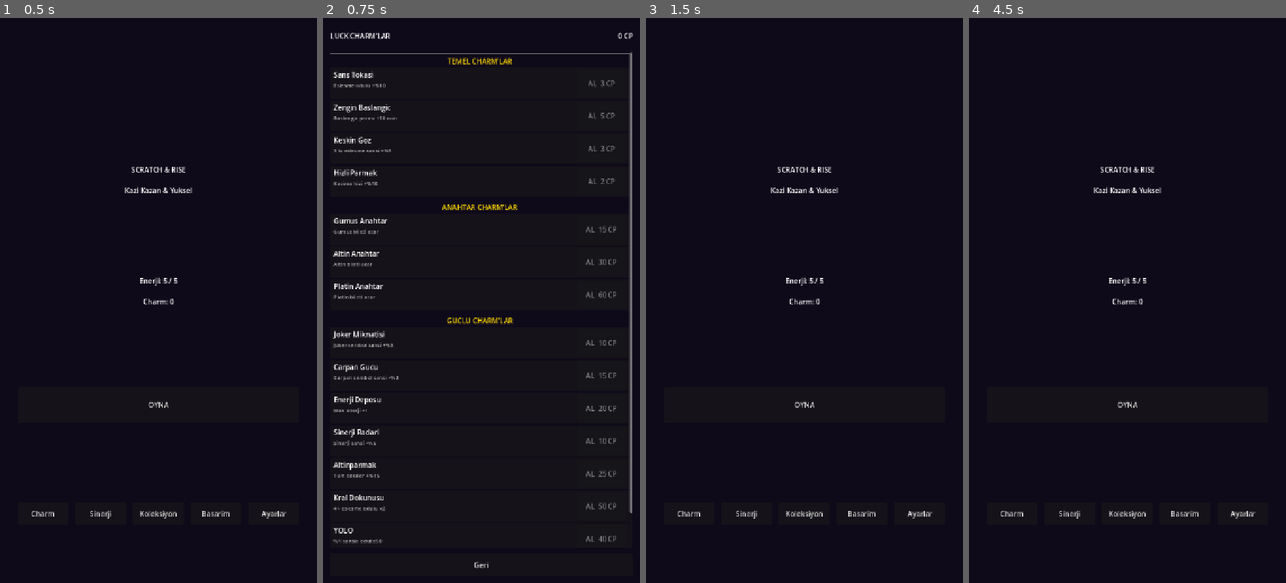
Above: before the commit, frames 1-4 (left to right).
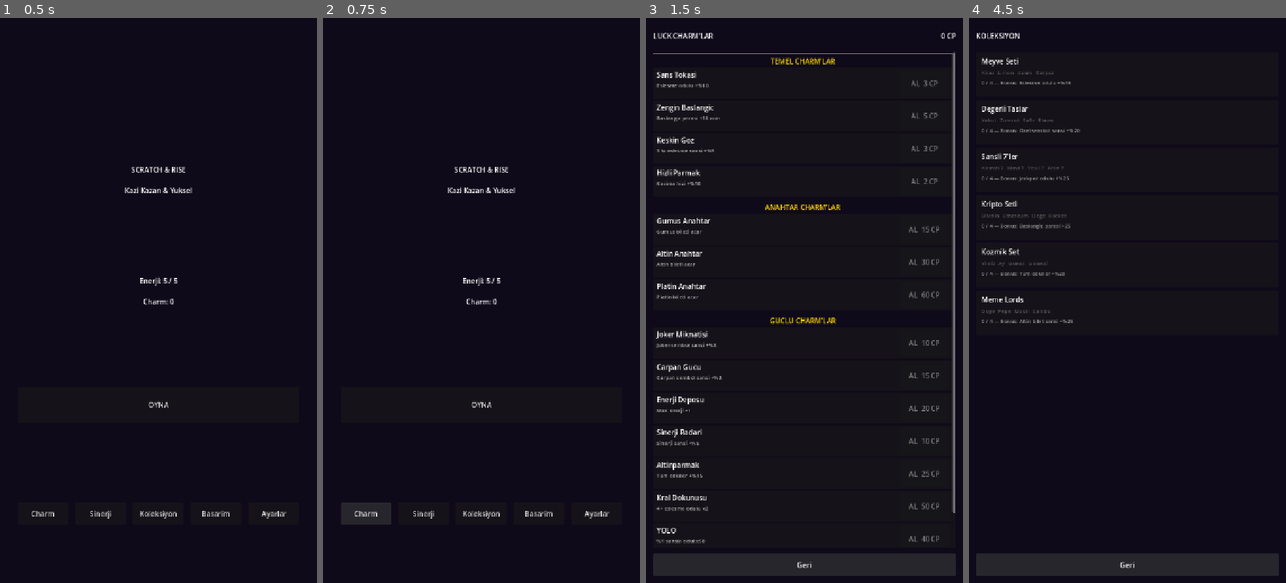
Above: after the commit, the same moments.

Repository: BYGGOLDENSTONE/scratch-and-rise-mobile
Game: Godot game, scene res://scenes/screens/MainMenu.tscn
Same seed, same stepped clock (60 frames per second), same inputs: the game is played once before the commit and once after it.
Inputs:
- Up to frame 1 (0.5 s): no input
- Up to frame 2 (0.75 s): click "Charm" at 0.5 s
- Up to frame 3 (1.5 s): click "Geri" at 1.25 s
- Up to frame 4 (4.5 s): click "Sinerji" at 2 s; click "Geri" at 2.75 s; click "Koleksiyon" at 3.5 s; click "Geri" at 4.25 s

Frame 1 is identical in both runs. In frame 2, 5.8% of the frame differs, in the area x 2-98%, y 2-98%; in frame 3, 9.5%, in the area x 2-98%, y 2-99%; in frame 4, 6.4%.

Commit message:
[M9] Save & Polish: sahne gecisleri, animasyonlar, ayarlar, enerji sayaci, geri butonu
- Save/Load: app pause/focus out otomatik kayit, Android geri butonu (ui_cancel) tum ekranlarda
- SceneTransition autoload: fade in/out sahne gecisleri
- Animasyonlar: eslesme popup scale+fade, tur sonu slide+fade, coin pulse, charm pulse
- Enerji sayaci: oyun ekraninda yenilenme geri sayimi
- Ayarlar popup: save sifirlama (cift tikla onay)
- Tur sonu istatistikleri: bilet, eslesme, sinerji, jackpot sayilari

Co-Authored-By: Claude Opus 4.6 <noreply@anthropic.com>

Diff:
--- a/project.godot
+++ b/project.godot
@@ -20,6 +20,7 @@
 GameState="*res://scripts/autoload/game_state.gd"
 SaveManager="*res://scripts/autoload/save_manager.gd"
 AdManager="*res://scripts/autoload/ad_manager.gd"
+SceneTransition="*res://scripts/autoload/scene_transition.gd"
 
 [display]
 
--- a/scenes/main/Main.tscn
+++ b/scenes/main/Main.tscn
@@ -51,11 +51,24 @@
 horizontal_alignment = 1
 vertical_alignment = 1
 
-[node name="EnergyLabel" type="Label" parent="UILayer/UIRoot/VBox/TopBar/HBox"]
+[node name="EnergyBox" type="VBoxContainer" parent="UILayer/UIRoot/VBox/TopBar/HBox"]
+layout_mode = 2
+size_flags_horizontal = 3
+theme_override_constants/separation = 0
+
+[node name="EnergyLabel" type="Label" parent="UILayer/UIRoot/VBox/TopBar/HBox/EnergyBox"]
 unique_name_in_owner = true
 layout_mode = 2
-size_flags_horizontal = 3
 text = "Enerji: 5/5"
+horizontal_alignment = 1
+vertical_alignment = 1
+
+[node name="EnergyTimerLabel" type="Label" parent="UILayer/UIRoot/VBox/TopBar/HBox/EnergyBox"]
+unique_name_in_owner = true
+layout_mode = 2
+visible = false
+theme_override_font_sizes/font_size = 11
+text = "0:00"
 horizontal_alignment = 1
 vertical_alignment = 1
 
--- a/scenes/screens/MainMenu.tscn
+++ b/scenes/screens/MainMenu.tscn
@@ -125,3 +125,4 @@
 size_flags_stretch_ratio = 0.5
 
 [connection signal="pressed" from="VBox/PlayButton" to="." method="_on_play_pressed"]
+[connection signal="pressed" from="VBox/BottomButtons/AyarlarBtn" to="." method="_on_ayarlar_pressed"]
--- a/scenes/screens/RoundEnd.tscn
+++ b/scenes/screens/RoundEnd.tscn
@@ -49,6 +49,38 @@
 horizontal_alignment = 1
 vertical_alignment = 1
 
+[node name="StatsBox" type="VBoxContainer" parent="VBox"]
+layout_mode = 2
+theme_override_constants/separation = 4
+
+[node name="TicketsLabel" type="Label" parent="VBox/StatsBox"]
+unique_name_in_owner = true
+layout_mode = 2
+theme_override_font_sizes/font_size = 14
+text = "Bilet: 0"
+horizontal_alignment = 1
+
+[node name="MatchesLabel" type="Label" parent="VBox/StatsBox"]
+unique_name_in_owner = true
+layout_mode = 2
+theme_override_font_sizes/font_size = 14
+text = "Eslesme: 0"
+horizontal_alignment = 1
+
+[node name="SynergiesLabel" type="Label" parent="VBox/StatsBox"]
+unique_name_in_owner = true
+layout_mode = 2
+theme_override_font_sizes/font_size = 14
+text = "Sinerji: 0"
+horizontal_alignment = 1
+
+[node name="JackpotsLabel" type="Label" parent="VBox/StatsBox"]
+unique_name_in_owner = true
+layout_mode = 2
+theme_override_font_sizes/font_size = 14
+text = "Jackpot: 0"
+horizontal_alignment = 1
+
 [node name="CharmEarnedLabel" type="Label" parent="VBox"]
 unique_name_in_owner = true
 layout_mode = 2
--- /dev/null
+++ b/scenes/ui/SettingsPopup.tscn
@@ -0,0 +1,62 @@
+[gd_scene load_steps=2 format=3]
+
+[ext_resource type="Script" path="res://scripts/ui/settings_popup.gd" id="1_sp"]
+
+[node name="SettingsPopup" type="PanelContainer"]
+script = ExtResource("1_sp")
+anchors_preset = 15
+anchor_right = 1.0
+anchor_bottom = 1.0
+
+[node name="BG" type="ColorRect" parent="."]
+layout_mode = 2
+color = Color(0, 0, 0, 0.7)
+
+[node name="CenterBox" type="CenterContainer" parent="."]
+layout_mode = 2
+
+[node name="Panel" type="PanelContainer" parent="CenterBox"]
+layout_mode = 2
+custom_minimum_size = Vector2(400, 300)
+
+[node name="VBox" type="VBoxContainer" parent="CenterBox/Panel"]
+layout_mode = 2
+theme_override_constants/separation = 16
+alignment = 1
+
+[node name="Spacer1" type="Control" parent="CenterBox/Panel/VBox"]
+layout_mode = 2
+size_flags_vertical = 3
+
+[node name="Title" type="Label" parent="CenterBox/Panel/VBox"]
+layout_mode = 2
+theme_override_font_sizes/font_size = 24
+text = "AYARLAR"
+horizontal_alignment = 1
+
+[node name="InfoLabel" type="Label" parent="CenterBox/Panel/VBox"]
+layout_mode = 2
+theme_override_font_sizes/font_size = 14
+text = "Ses ve muzik ayarlari
+yakin zamanda eklenecek!"
+horizontal_alignment = 1
+
+[node name="ResetBtn" type="Button" parent="CenterBox/Panel/VBox"]
+unique_name_in_owner = true
+layout_mode = 2
+custom_minimum_size = Vector2(0, 45)
+text = "Save Sifirla"
+
+[node name="Spacer2" type="Control" parent="CenterBox/Panel/VBox"]
+layout_mode = 2
+size_flags_vertical = 3
+
+[node name="CloseBtn" type="Button" parent="CenterBox/Panel/VBox"]
+unique_name_in_owner = true
+layout_mode = 2
+custom_minimum_size = Vector2(0, 50)
+text = "KAPAT"
+
+[node name="Spacer3" type="Control" parent="CenterBox/Panel/VBox"]
+layout_mode = 2
+size_flags_vertical = 3
--- a/scripts/autoload/save_manager.gd
+++ b/scripts/autoload/save_manager.gd
@@ -99,3 +99,9 @@
 	if what == NOTIFICATION_WM_CLOSE_REQUEST:
 		save_game()
 		print("[SaveManager] Emergency save on quit")
+	elif what == NOTIFICATION_APPLICATION_PAUSED:
+		save_game()
+		print("[SaveManager] Save on app pause")
+	elif what == NOTIFICATION_APPLICATION_FOCUS_OUT:
+		save_game()
+		print("[SaveManager] Save on focus out")
--- /dev/null
+++ b/scripts/autoload/scene_transition.gd
@@ -0,0 +1,29 @@
+extends CanvasLayer
+
+## Sahne gecis animasyonu. Fade in/out.
+
+var _overlay: ColorRect
+
+
+func _ready() -> void:
+	layer = 100
+	_overlay = ColorRect.new()
+	_overlay.color = Color(0, 0, 0, 0)
+	_overlay.anchors_preset = Control.PRESET_FULL_RECT
+	_overlay.mouse_filter = Control.MOUSE_FILTER_IGNORE
+	add_child(_overlay)
+	print("[SceneTransition] Initialized")
+
+
+## Fade ile sahne degistir
+func change_scene(path: String, duration: float = 0.3) -> void:
+	_overlay.mouse_filter = Control.MOUSE_FILTER_STOP
+	var tw := create_tween()
+	tw.tween_property(_overlay, "color:a", 1.0, duration)
+	tw.tween_callback(func():
+		get_tree().change_scene_to_file(path)
+	)
+	tw.tween_property(_overlay, "color:a", 0.0, duration)
+	tw.tween_callback(func():
+		_overlay.mouse_filter = Control.MOUSE_FILTER_IGNORE
+	)
--- a/scripts/main/main.gd
+++ b/scripts/main/main.gd
@@ -22,6 +22,7 @@
 @onready var ticket_placeholder: Label = %TicketPlaceholder
 @onready var bilet_secimi: HBoxContainer = %BiletSecimi
 @onready var warning_label: Label = %WarningLabel
+@onready var energy_timer_label: Label = %EnergyTimerLabel
 
 var current_ticket: PanelContainer = null
 var match_result_popup: PanelContainer = null
@@ -47,6 +48,17 @@
 	print("[Main] Game screen ready")
 
 
+func _process(_delta: float) -> void:
+	if GameState.energy < GameState.get_max_energy():
+		var remaining: float = GameState.ENERGY_REGEN_SECONDS - GameState._energy_regen_accumulator
+		var mins: int = int(remaining) / 60
+		var secs: int = int(remaining) % 60
+		energy_timer_label.text = "%d:%02d" % [mins, secs]
+		energy_timer_label.visible = true
+	else:
+		energy_timer_label.visible = false
+
+
 func _build_ticket_buttons() -> void:
 	# Sahne'deki mevcut butonlari temizle
 	for child in bilet_secimi.get_children():
@@ -70,8 +82,15 @@
 
 
 func _on_coins_changed(_new_amount: int) -> void:
+	var old_text := coin_label.text
 	coin_label.text = "Coin: %s" % GameState.format_number(GameState.coins)
 	_update_ticket_buttons()
+	# Coin degisim animasyonu: pulse + renk
+	if coin_label.text != old_text:
+		coin_label.pivot_offset = coin_label.size / 2
+		var tw := create_tween()
+		tw.tween_property(coin_label, "scale", Vector2(1.2, 1.2), 0.1)
+		tw.tween_property(coin_label, "scale", Vector2.ONE, 0.15)
 
 
 func _on_energy_changed(_new_amount: int) -> void:
@@ -85,14 +104,14 @@
 	for ach_id in new_achievements:
 		_unlock_achievement(ach_id)
 	SaveManager.save_game()
-	get_tree().change_scene_to_file("res://scenes/screens/RoundEnd.tscn")
+	SceneTransition.change_scene("res://scenes/screens/RoundEnd.tscn")
 
 
 func _on_back_pressed() -> void:
 	if GameState.in_round:
 		GameState.end_round()
 	else:
-		get_tree().change_scene_to_file("res://scenes/screens/MainMenu.tscn")
+		SceneTransition.change_scene("res://scenes/screens/MainMenu.tscn")
 
 
 func _on_ticket_buy(type: String) -> void:
@@ -412,6 +431,12 @@
 	_golden_ticket_popup = null
 
 
+func _unhandled_input(event: InputEvent) -> void:
+	if event.is_action_pressed("ui_cancel"):
+		_on_back_pressed()
+		get_viewport().set_input_as_handled()
+
+
 func _on_debug_tap_input(event: InputEvent) -> void:
 	if event is InputEventMouseButton and event.pressed:
 		var now := Time.get_ticks_msec() / 1000.0
--- a/scripts/screens/achievement_screen.gd
+++ b/scripts/screens/achievement_screen.gd
@@ -104,4 +104,10 @@
 
 
 func _on_back() -> void:
-	get_tree().change_scene_to_file("res://scenes/screens/MainMenu.tscn")
+	SceneTransition.change_scene("res://scenes/screens/MainMenu.tscn")
+
+
+func _unhandled_input(event: InputEvent) -> void:
+	if event.is_action_pressed("ui_cancel"):
+		_on_back()
+		get_viewport().set_input_as_handled()
--- a/scripts/screens/charm_screen.gd
+++ b/scripts/screens/charm_screen.gd
@@ -149,4 +149,10 @@
 
 
 func _on_back() -> void:
-	get_tree().change_scene_to_file("res://scenes/screens/MainMenu.tscn")
+	SceneTransition.change_scene("res://scenes/screens/MainMenu.tscn")
+
+
+func _unhandled_input(event: InputEvent) -> void:
+	if event.is_action_pressed("ui_cancel"):
+		_on_back()
+		get_viewport().set_input_as_handled()
--- a/scripts/screens/collection_screen.gd
+++ b/scripts/screens/collection_screen.gd
@@ -83,4 +83,10 @@
 
 
 func _on_back() -> void:
-	get_tree().change_scene_to_file("res://scenes/screens/MainMenu.tscn")
+	SceneTransition.change_scene("res://scenes/screens/MainMenu.tscn")
+
+
+func _unhandled_input(event: InputEvent) -> void:
+	if event.is_action_pressed("ui_cancel"):
+		_on_back()
+		get_viewport().set_input_as_handled()
--- a/scripts/screens/main_menu.gd
+++ b/scripts/screens/main_menu.gd
@@ -4,6 +4,7 @@
 ## Basliga 5 kez tikla -> Debug Panel
 
 const DebugPanelScene := preload("res://scenes/debug/DebugPanel.tscn")
+const SettingsPopupScene := preload("res://scenes/ui/SettingsPopup.tscn")
 
 @onready var energy_label: Label = %EnergyLabel
 @onready var charm_label: Label = %CharmLabel
@@ -14,10 +15,12 @@
 @onready var sinerji_btn: Button = $VBox/BottomButtons/SynerjiBtn
 @onready var koleksiyon_btn: Button = $VBox/BottomButtons/KoleksiyonBtn
 @onready var basarim_btn: Button = $VBox/BottomButtons/BasarimBtn
+@onready var ayarlar_btn: Button = $VBox/BottomButtons/AyarlarBtn
 
 var _debug_tap_count: int = 0
 var _debug_last_tap_time: float = 0.0
 var _debug_panel: Control = null
+var _settings_popup: PanelContainer = null
 
 
 func _ready() -> void:
@@ -82,20 +85,34 @@
 
 func _on_play_pressed() -> void:
 	if GameState.start_round():
-		get_tree().change_scene_to_file("res://scenes/main/Main.tscn")
+		SceneTransition.change_scene("res://scenes/main/Main.tscn")
 
 
 func _on_charm_pressed() -> void:
-	get_tree().change_scene_to_file("res://scenes/screens/CharmScreen.tscn")
+	SceneTransition.change_scene("res://scenes/screens/CharmScreen.tscn")
 
 
 func _on_sinerji_pressed() -> void:
-	get_tree().change_scene_to_file("res://scenes/screens/SynergyAlbum.tscn")
+	SceneTransition.change_scene("res://scenes/screens/SynergyAlbum.tscn")
 
 
 func _on_koleksiyon_pressed() -> void:
-	get_tree().change_scene_to_file("res://scenes/screens/CollectionScreen.tscn")
+	SceneTransition.change_scene("res://scenes/screens/CollectionScreen.tscn")
 
 
 func _on_basarim_pressed() -> void:
-	get_tree().change_scene_to_file("res://scenes/screens/AchievementScreen.tscn")
+	SceneTransition.change_scene("res://scenes/screens/AchievementScreen.tscn")
+
+
+func _on_ayarlar_pressed() -> void:
+	if _settings_popup != null:
+		return
+	_settings_popup = SettingsPopupScene.instantiate()
+	add_child(_settings_popup)
+	_settings_popup.popup_closed.connect(func(): _settings_popup = null)
+
+
+func _unhandled_input(event: InputEvent) -> void:
+	if event.is_action_pressed("ui_cancel"):
+		get_tree().quit()
+		get_viewport().set_input_as_handled()
--- a/scripts/screens/round_end.gd
+++ b/scripts/screens/round_end.gd
@@ -6,13 +6,26 @@
 @onready var charm_earned_label: Label = %CharmEarnedLabel
 @onready var total_charm_label: Label = %TotalCharmLabel
 @onready var energy_label: Label = %EnergyLabel
+@onready var tickets_label: Label = %TicketsLabel
+@onready var matches_label: Label = %MatchesLabel
+@onready var synergies_label: Label = %SynergiesLabel
+@onready var jackpots_label: Label = %JackpotsLabel
 
 var _round_earnings: int = 0
+
+
+@onready var vbox: VBoxContainer = $VBox
 
 
 func _ready() -> void:
 	_round_earnings = GameState.last_round_earnings
 	_update_ui()
+	# Giris animasyonu: slide down + fade
+	vbox.modulate.a = 0.0
+	vbox.position.y -= 40
+	var tw := create_tween().set_parallel(true)
+	tw.tween_property(vbox, "modulate:a", 1.0, 0.3)
+	tw.tween_property(vbox, "position:y", vbox.position.y + 40, 0.4).set_ease(Tween.EASE_OUT).set_trans(Tween.TRANS_CUBIC)
 	print("[RoundEnd] Ready")
 
 
@@ -22,10 +35,24 @@
 	charm_earned_label.text = "+%d Charm Puani" % charm_earned
 	total_charm_label.text = "Toplam Charm: %s" % GameState.format_number(GameState.charm_points)
 	energy_label.text = "Enerji: %d / %d" % [GameState.energy, GameState.get_max_energy()]
+	# Tur istatistikleri
+	var rs: Dictionary = GameState.round_stats
+	tickets_label.text = "Bilet: %d" % rs.get("tickets", 0)
+	matches_label.text = "Eslesme: %d" % rs.get("matches", 0)
+	synergies_label.text = "Sinerji: %d" % rs.get("synergies", 0)
+	jackpots_label.text = "Jackpot: %d" % rs.get("jackpots", 0)
+	# Charm kazanma pulse animasyonu
+	if charm_earned > 0:
+		charm_earned_label.pivot_offset = charm_earned_label.size / 2
+		charm_earned_label.scale = Vector2(0.5, 0.5)
+		var tw := create_tween()
+		tw.tween_interval(0.5)
+		tw.tween_property(charm_earned_label, "scale", Vector2(1.3, 1.3), 0.2).set_ease(Tween.EASE_OUT).set_trans(Tween.TRANS_BACK)
+		tw.tween_property(charm_earned_label, "scale", Vector2.ONE, 0.15)
 
 
 func _on_menu_pressed() -> void:
-	get_tree().change_scene_to_file("res://scenes/screens/MainMenu.tscn")
+	SceneTransition.change_scene("res://scenes/screens/MainMenu.tscn")
 
 
 func _on_watch_ad_pressed() -> void:
--- a/scripts/screens/synergy_album.gd
+++ b/scripts/screens/synergy_album.gd
@@ -78,4 +78,10 @@
 
 
 func _on_back() -> void:
-	get_tree().change_scene_to_file("res://scenes/screens/MainMenu.tscn")
+	SceneTransition.change_scene("res://scenes/screens/MainMenu.tscn")
+
+
+func _unhandled_input(event: InputEvent) -> void:
+	if event.is_action_pressed("ui_cancel"):
+		_on_back()
+		get_viewport().set_input_as_handled()
--- a/scripts/ui/match_result.gd
+++ b/scripts/ui/match_result.gd
@@ -75,6 +75,14 @@
 		detail_label.text += drop_text
 
 	visible = true
+	# Giris animasyonu: panel scale + fade
+	var panel: PanelContainer = $CenterBox/Panel
+	panel.pivot_offset = panel.size / 2
+	panel.scale = Vector2(0.7, 0.7)
+	panel.modulate.a = 0.0
+	var tw := create_tween().set_parallel(true)
+	tw.tween_property(panel, "scale", Vector2.ONE, 0.3).set_ease(Tween.EASE_OUT).set_trans(Tween.TRANS_BACK)
+	tw.tween_property(panel, "modulate:a", 1.0, 0.2)
 	print("[MatchResult] Sonuc: ", match_data)
 
 
--- /dev/null
+++ b/scripts/ui/settings_popup.gd
@@ -0,0 +1,77 @@
+extends PanelContainer
+
+## Ayarlar popup'u. Placeholder — M12'de ses ayarlari eklenecek.
+
+signal popup_closed
+
+@onready var close_btn: Button = %CloseBtn
+@onready var reset_btn: Button = %ResetBtn
+
+var _confirm_reset: bool = false
+
+
+func _ready() -> void:
+	close_btn.pressed.connect(_on_close)
+	reset_btn.pressed.connect(_on_reset)
+	# Giris animasyonu
+	var panel: PanelContainer = $CenterBox/Panel
+	panel.pivot_offset = panel.size / 2
+	panel.scale = Vector2(0.8, 0.8)
+	panel.modulate.a = 0.0
+	var tw := create_tween().set_parallel(true)
+	tw.tween_property(panel, "scale", Vector2.ONE, 0.25).set_ease(Tween.EASE_OUT).set_trans(Tween.TRANS_BACK)
+	tw.tween_property(panel, "modulate:a", 1.0, 0.2)
+
+
+func _on_close() -> void:
+	popup_closed.emit()
+	queue_free()
+
+
+func _on_reset() -> void:
+	if not _confirm_reset:
+		_confirm_reset = true
+		reset_btn.text = "Emin misin? Tekrar bas"
+		# 3 saniye sonra geri al
+		var tw := create_tween()
+		tw.tween_interval(3.0)
+		tw.tween_callback(func():
+			_confirm_reset = false
+			if is_instance_valid(reset_btn):
+				reset_btn.text = "Save Sifirla"
+		)
+	else:
+		# Save sifirla
+		var dir := DirAccess.open("user://")
+		if dir:
+			if dir.file_exists("save_main.json"):
+				dir.remove("save_main.json")
+			if dir.file_exists("save_backup.json"):
+				dir.remove("save_backup.json")
+		# GameState sifirla
+		GameState.charm_points = 0
+		GameState.charms = {}
+		GameState.energy = GameState.BASE_MAX_ENERGY
+		GameState.total_coins_earned = 0
+		GameState.total_rounds_played = 0
+		GameState.best_round_coins = 0
+		GameState.collected_pieces = {}
+		GameState.discovered_synergies = []
+		GameState.stats = {
+			"total_tickets": 0,
+			"total_matches": 0,
+			"total_jackpots": 0,
+			"total_synergies_found": 0,
+			"best_streak": 0,
+		}
+		GameState.unlocked_achievements = []
+		print("[Settings] Save sifirlandi!")
+		popup_closed.emit()
+		queue_free()
+		SceneTransition.change_scene("res://scenes/screens/MainMenu.tscn")
+
+
+func _unhandled_input(event: InputEvent) -> void:
+	if event.is_action_pressed("ui_cancel"):
+		_on_close()
+		get_viewport().set_input_as_handled()
